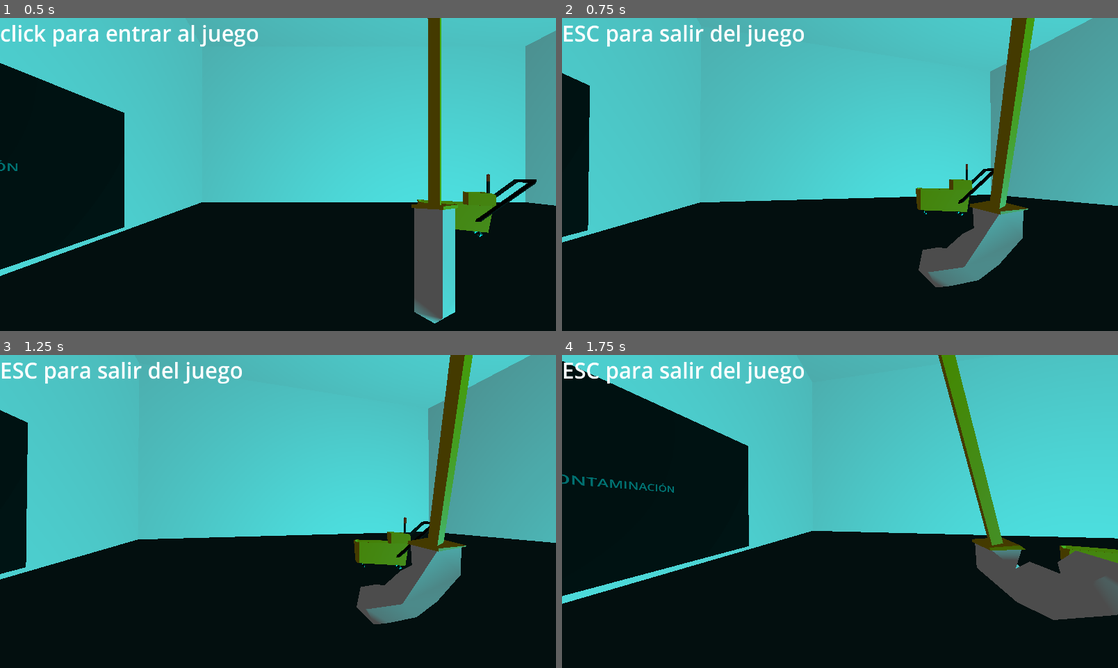
Above: before the commit, frames 1-4 (two rows, left to right).
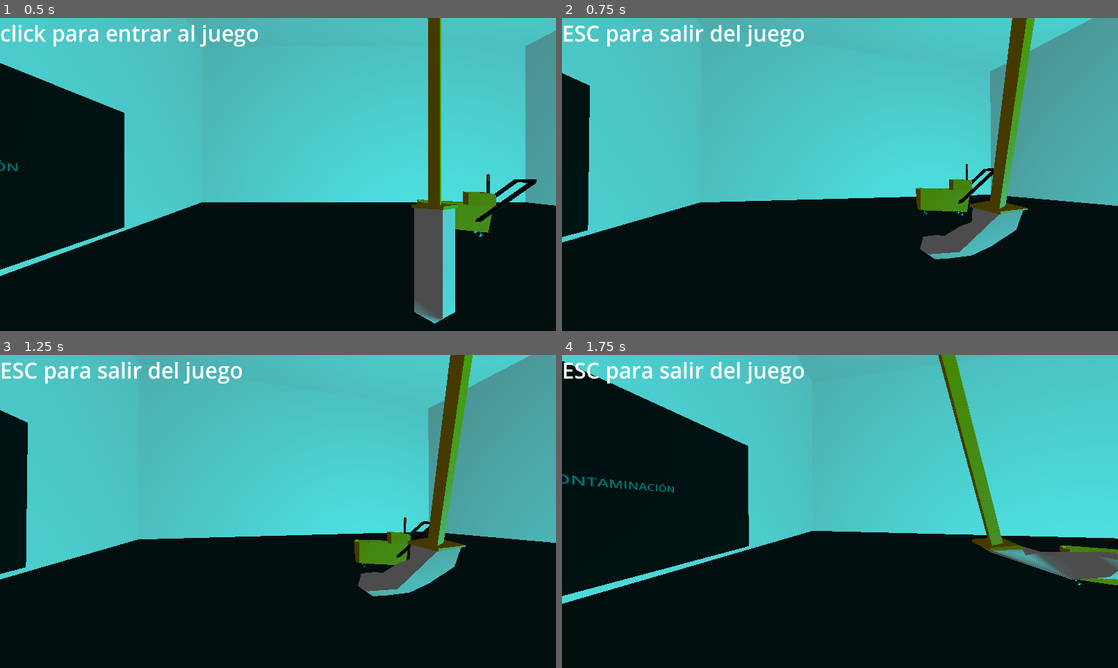
Above: after the commit, the same moments.

Repository: soetgdeznsgk/Nombre_Cherenkov
Game: Godot game, scene res://logic/scenes/levels/escenario.tscn
Same seed, same stepped clock (60 frames per second), same inputs: the game is played once before the commit and once after it. The engine's default icon, where the game draws it, is replaced by a stand-in: a white triangle on a blue panel in a dark square.
Inputs (mouse positions are in pixels of both pictures, inside the frame that each line leads up to):
- Up to frame 1 (0.5 s): no input
- Up to frame 2 (0.75 s): tap Enter at 0.5 s; move the mouse to (867, 174) at 0.52 s; click (867, 174) at 0.67 s
- Up to frame 3 (1.25 s): no input
- Up to frame 4 (1.75 s): move the mouse to (812, 511) at 1.27 s; click (812, 511) at 1.42 s

Frame 1 is identical in both runs. In frame 2, 2.3% of the frame differs, in the area x 64-84%, y 59-86%; in frame 3, 2.3%; in frame 4, 3.8%, in the area x 74-100%, y 58-85%.

Commit message:
añado fuerza centrífuga

Diff:
--- a/logic/scenes/tools/mop.gd
+++ b/logic/scenes/tools/mop.gd
@@ -56,11 +56,16 @@
 func rotate_to_camera(mouse_movement_delta : Vector2):
 	if not state_stowed:
 		look_at(GlobalInfo.refPlayer.position)
-		#print(-basis.y, " % ",Vector3.DOWN,  " ---> ", (-basis.y).angle_to(Vector3.DOWN))
+		#print("baseY: ", global_basis.y, " to ", Vector3.DOWN, " -> ", (-global_basis.y).signed_angle_to(Vector3.DOWN, Vector3.RIGHT))
 		#region Rotación del esqueleto
+		# Rotación producto de la gravedad y la fuerza centrífuga
 		esqueleto_ref.set_bone_pose_rotation(base_bone_idx, Quaternion(Vector3.RIGHT,
-						(-basis.y).angle_to(Vector3.DOWN))) # TODO xq no funciona signed_angle_to??
+						(-global_basis.y).angle_to(Vector3.DOWN) # TODO xq no funciona signed_angle_to??
+						- abs(mouse_movement_delta.x / 130))) # centrífuga
+		#esqueleto_ref.set_bone_pose_rotation(base_bone_idx, Quaternion(Vector3.RIGHT,
+						#-abs(mouse_movement_delta.x / 150))) funciona bien
 
+		# Rotación producto del momento de rotación
 		esqueleto_ref.set_bone_pose_rotation(intermediate_bone_idx, Quaternion(Vector3.FORWARD,
 						mouse_movement_delta.x / 100)) # TODO averiguar como hacerlo "mas fluido"
 
